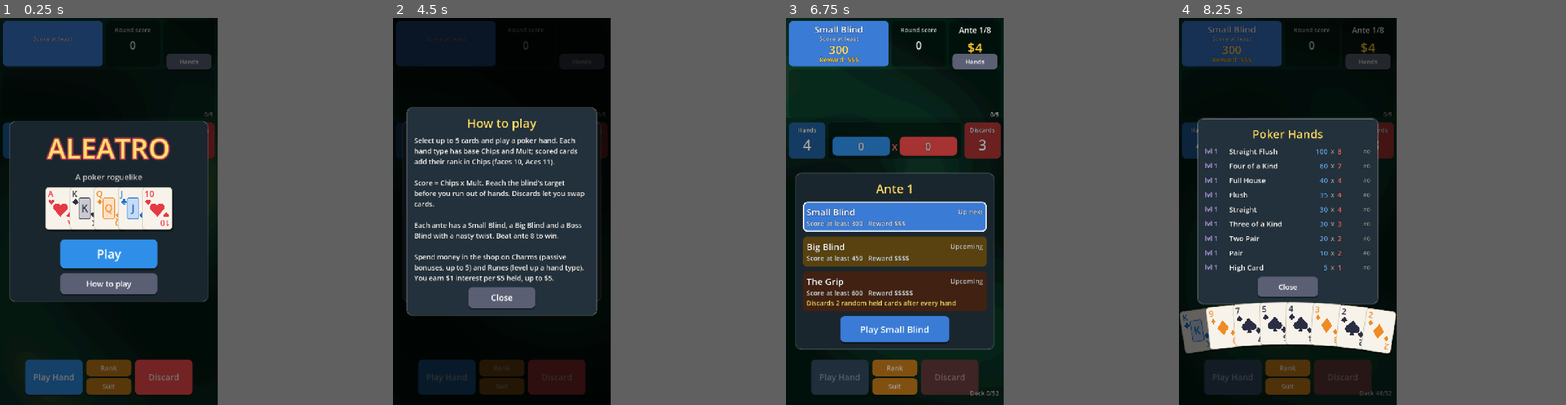
Above: before the commit, frames 1-4 (left to right).
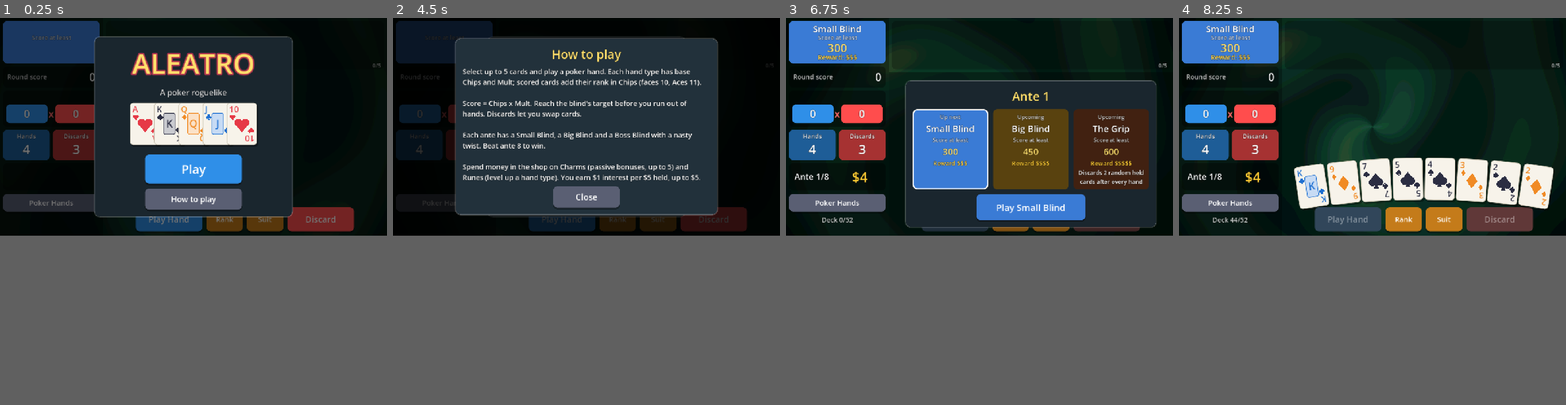
Above: after the commit, the same moments.

Repository: Yassineallach/schoolmaroc
Game: Godot game, scene res://scenes/main.tscn
The game is run twice, just before and just after one commit, with the same random seed, the same clock (stepped at 60 frames per second) and the same inputs.
Inputs (mouse positions are in pixels of both pictures, inside the frame that each line leads up to):
- Up to frame 1 (0.25 s): no input
- Up to frame 2 (4.5 s): click (582, 60) at 0.5 s, where only the run before the commit has a clickable "Hands"; click (420, 346) at 1.25 s, where only the run after the commit has a clickable "Poker Hands"; click "Rank" at 2 s; click "Suit" at 2.75 s; click "Discard" at 3.5 s; click "How to play" at 4.25 s
- Up to frame 3 (6.75 s): click "Play Hand" at 5 s; click "Play Hand" at 5.75 s; click "Play" at 6.5 s
- Up to frame 4 (8.25 s): click "Play Small Blind" at 7.25 s; click (1368, 60) at 8 s, where only the run before the commit has a clickable "Hands"
In our replay, the window is 450x800 before the commit and 800x450 after it. These sizes can differ from the game's own. Grey fills any space a smaller window leaves; there, only what the larger window draws over its background counts as a difference.

The runs differ from the first frame. In frame 1, 58% of the frame differs, in the area x 0-100%, y 0-100%; in frame 2, 47%; in frame 3, 56%; in frame 4, 45%.

Commit message:
Aleatro: switch to landscape layout
1280x720 base viewport with expand stretch so wide phones get extra
table width. Sidebar holds blind, score and counters; charms, play row
and hand sit on the table. Blind select shows the three blinds side by
side and the shop puts its buttons beside the offers. Bump to 1.1.0 (2).

Co-Authored-By: Claude Opus 5.5 <noreply@anthropic.com>
Claude-Session: https://claude.ai/code/session_01LZR5ftoCVRtdXjWmfvUKYt

Diff:
--- a/aleatro/project.godot
+++ b/aleatro/project.godot
@@ -6,7 +6,7 @@
 
 config/name="Aleatro"
 config/description="A poker roguelike: build hands, collect charms, beat the blinds."
-config/version="1.0.0"
+config/version="1.1.0"
 run/main_scene="res://scenes/main.tscn"
 config/features=PackedStringArray("4.7", "GL Compatibility")
 boot_splash/bg_color=Color(0.05, 0.12, 0.1, 1)
@@ -15,11 +15,11 @@
 
 [display]
 
-window/size/viewport_width=720
-window/size/viewport_height=1280
+window/size/viewport_width=1280
+window/size/viewport_height=720
 window/stretch/mode="canvas_items"
-window/stretch/aspect="keep_width"
-window/handheld/orientation=1
+window/stretch/aspect="expand"
+window/handheld/orientation=4
 
 [gui]
 
--- a/aleatro/scripts/main.gd
+++ b/aleatro/scripts/main.gd
@@ -2,7 +2,9 @@
 
 const MAX_SELECT := 5
 const STATS_PATH := "user://stats.cfg"
-const TOP_H := 330.0  # header + charm row; overlays start below it
+const SIDE_W := 340.0  # left sidebar width
+const CHARM_H := 160.0
+const TOP_H := 180.0  # charm row; table overlays start below it
 
 var gs: GameState
 var sfx: Sfx
@@ -24,11 +26,12 @@
 var lbl_charm_count: Label
 
 var charm_row: Control
+var charm_bg: Panel
 var hand_layer: Control
 var fx_layer: Control
 var overlay: Control
 var modal: Control
-var controls: Control
+var controls: HBoxContainer
 var btn_play: Button
 var btn_discard: Button
 
@@ -36,10 +39,11 @@
 var charm_views: Array = []
 var busy := true
 var _shop_open := false
+var _overlay_full := false
 var in_round := false
 var sort_mode := "rank"
-var vw := 720.0
-var vh := 1280.0
+var vw := 1280.0
+var vh := 720.0
 var stats := {"best_ante": 0, "best_hand": 0, "runs": 0, "wins": 0}
 
 
@@ -137,70 +141,62 @@
 	bg.mouse_filter = Control.MOUSE_FILTER_IGNORE
 	add_child(bg)
 
-	# Header: blind info, round score, ante/money
-	blind_box = _panel(Vector2(10, 10), Vector2(330, 150), Color("3a7bd5"))
-	lbl_blind = _place(_label("", 30), blind_box, Vector2(0, 6), Vector2(330, 40))
-	_place(_label("Score at least", 20, Color(1, 1, 1, 0.8)), blind_box, Vector2(0, 44), Vector2(330, 26))
-	lbl_target = _place(_label("", 38, Color("ffdf6b")), blind_box, Vector2(0, 68), Vector2(330, 46))
-	lbl_reward = _place(_label("", 22, Data.MONEY_COLOR), blind_box, Vector2(0, 112), Vector2(330, 30))
-
-	var score_box := _panel(Vector2(350, 10), Vector2(180, 150), Color(0, 0, 0, 0.35))
-	_place(_label("Round score", 20, Color(1, 1, 1, 0.8)), score_box, Vector2(0, 14), Vector2(180, 30))
-	lbl_round_score = _place(_label("0", 36), score_box, Vector2(0, 50), Vector2(180, 60))
-
-	var info_box := _panel(Vector2(540, 10), Vector2(170, 150), Color(0, 0, 0, 0.35))
-	lbl_ante = _place(_label("", 26), info_box, Vector2(0, 12), Vector2(170, 36))
-	lbl_money = _place(_label("", 44, Data.MONEY_COLOR), info_box, Vector2(0, 56), Vector2(170, 60))
-	var info_btn := _button("Hands", Color("5a5f73"), show_hand_info, Vector2(150, 36), 20)
-	_place(info_btn, info_box, Vector2(10, 108), Vector2(150, 36))
-
-	# Charm row
-	_panel(Vector2(10, 170), Vector2(700, 160), Color(0, 0, 0, 0.25))
+	# Left sidebar: blind, round score, current hand, counters, money
+	var side := _panel(Vector2(0, 0), Vector2(SIDE_W, 720), Color(0, 0, 0, 0.3))
+	side.add_theme_stylebox_override("panel", _box(Color(0, 0, 0, 0.3), 0))
+	blind_box = _panel(Vector2(10, 10), Vector2(320, 140), Color("3a7bd5"))
+	lbl_blind = _place(_label("", 30), blind_box, Vector2(0, 4), Vector2(320, 38))
+	_place(_label("Score at least", 20, Color(1, 1, 1, 0.8)), blind_box, Vector2(0, 40), Vector2(320, 24))
+	lbl_target = _place(_label("", 38, Color("ffdf6b")), blind_box, Vector2(0, 62), Vector2(320, 44))
+	lbl_reward = _place(_label("", 22, Data.MONEY_COLOR), blind_box, Vector2(0, 104), Vector2(320, 30))
+
+	var score_box := _panel(Vector2(10, 160), Vector2(320, 70), Color(0, 0, 0, 0.35))
+	_place(_label("Round score", 22, Color(1, 1, 1, 0.8), HORIZONTAL_ALIGNMENT_LEFT), score_box, Vector2(14, 0), Vector2(140, 70))
+	lbl_round_score = _place(_label("0", 36, Color.WHITE, HORIZONTAL_ALIGNMENT_RIGHT), score_box, Vector2(140, 0), Vector2(166, 70))
+
+	var sbox := _panel(Vector2(10, 240), Vector2(320, 120), Color(0, 0, 0, 0.35))
+	lbl_hand_name = _place(_label("", 26), sbox, Vector2(0, 4), Vector2(320, 38))
+	var cbox := _panel(Vector2(10, 46), Vector2(138, 62), Data.CHIP_COLOR, sbox)
+	lbl_chips = _place(_label("0", 34), cbox, Vector2(0, 0), Vector2(138, 62))
+	_place(_label("x", 34, Color("ff6b6b")), sbox, Vector2(148, 46), Vector2(24, 62))
+	var mbox := _panel(Vector2(172, 46), Vector2(138, 62), Data.MULT_COLOR, sbox)
+	lbl_mult = _place(_label("0", 34), mbox, Vector2(0, 0), Vector2(138, 62))
+
+	var hb := _panel(Vector2(10, 370), Vector2(155, 100), Data.CHIP_COLOR.darkened(0.35))
+	_place(_label("Hands", 20), hb, Vector2(0, 6), Vector2(155, 26))
+	lbl_hands = _place(_label("4", 44), hb, Vector2(0, 32), Vector2(155, 60))
+	var db := _panel(Vector2(175, 370), Vector2(155, 100), Data.MULT_COLOR.darkened(0.35))
+	_place(_label("Discards", 20), db, Vector2(0, 6), Vector2(155, 26))
+	lbl_discards = _place(_label("3", 44), db, Vector2(0, 32), Vector2(155, 60))
+
+	var info_box := _panel(Vector2(10, 480), Vector2(320, 90), Color(0, 0, 0, 0.35))
+	lbl_ante = _place(_label("", 28), info_box, Vector2(0, 0), Vector2(150, 90))
+	lbl_money = _place(_label("", 46, Data.MONEY_COLOR), info_box, Vector2(150, 0), Vector2(170, 90))
+	_place(_button("Poker Hands", Color("5a5f73"), show_hand_info, Vector2(320, 56), 24), self, Vector2(10, 582), Vector2(320, 56))
+	lbl_deck = _place(_label("", 22, Color(1, 1, 1, 0.75)), self, Vector2(10, 648), Vector2(320, 40))
+
+	# Charm row along the top of the table
+	charm_bg = _panel(Vector2(SIDE_W + 10, 10), Vector2(900, CHARM_H), Color(0, 0, 0, 0.25))
 	charm_row = Control.new()
-	charm_row.position = Vector2(10, 170)
-	charm_row.size = Vector2(700, 160)
+	charm_row.position = Vector2(SIDE_W + 10, 10)
 	add_child(charm_row)
-	lbl_charm_count = _place(_label("0/5", 18, Color(1, 1, 1, 0.7), HORIZONTAL_ALIGNMENT_RIGHT), self, Vector2(600, 306), Vector2(104, 24))
-
-	# Score row
-	var hb := _panel(Vector2(10, 345), Vector2(120, 120), Data.CHIP_COLOR.darkened(0.35))
-	_place(_label("Hands", 20), hb, Vector2(0, 10), Vector2(120, 30))
-	lbl_hands = _place(_label("4", 48), hb, Vector2(0, 40), Vector2(120, 70))
-	var db := _panel(Vector2(590, 345), Vector2(120, 120), Data.MULT_COLOR.darkened(0.35))
-	_place(_label("Discards", 20), db, Vector2(0, 10), Vector2(120, 30))
-	lbl_discards = _place(_label("3", 48), db, Vector2(0, 40), Vector2(120, 70))
-	var sbox := _panel(Vector2(140, 345), Vector2(440, 120), Color(0, 0, 0, 0.35))
-	lbl_hand_name = _place(_label("", 26), sbox, Vector2(0, 4), Vector2(440, 40))
-	var cbox := _panel(Vector2(14, 48), Vector2(190, 62), Data.CHIP_COLOR, sbox)
-	lbl_chips = _place(_label("0", 36), cbox, Vector2(0, 0), Vector2(190, 62))
-	_place(_label("x", 36, Color("ff6b6b")), sbox, Vector2(204, 48), Vector2(32, 62))
-	var mbox := _panel(Vector2(236, 48), Vector2(190, 62), Data.MULT_COLOR, sbox)
-	lbl_mult = _place(_label("0", 36), mbox, Vector2(0, 0), Vector2(190, 62))
+	lbl_charm_count = _place(_label("0/5", 18, Color(1, 1, 1, 0.7), HORIZONTAL_ALIGNMENT_RIGHT), charm_bg, Vector2(0, CHARM_H - 26), Vector2(0, 24))
 
 	hand_layer = Control.new()
 	hand_layer.set_anchors_preset(Control.PRESET_FULL_RECT)
 	hand_layer.mouse_filter = Control.MOUSE_FILTER_IGNORE
 	add_child(hand_layer)
 
-	controls = Control.new()
-	controls.mouse_filter = Control.MOUSE_FILTER_IGNORE
+	controls = HBoxContainer.new()
+	controls.add_theme_constant_override("separation", 14)
+	controls.alignment = BoxContainer.ALIGNMENT_CENTER
+	btn_play = _button("Play Hand", Data.CHIP_COLOR, play_selected, Vector2(220, 80))
+	btn_discard = _button("Discard", Data.MULT_COLOR, discard_selected, Vector2(220, 80))
+	controls.add_child(btn_play)
+	controls.add_child(_button("Rank", Color("c47b1a"), func(): set_sort("rank"), Vector2(120, 80), 24))
+	controls.add_child(_button("Suit", Color("c47b1a"), func(): set_sort("suit"), Vector2(120, 80), 24))
+	controls.add_child(btn_discard)
 	add_child(controls)
-	var row := HBoxContainer.new()
-	row.add_theme_constant_override("separation", 12)
-	row.alignment = BoxContainer.ALIGNMENT_CENTER
-	btn_play = _button("Play Hand", Data.CHIP_COLOR, play_selected, Vector2(190, 84))
-	btn_discard = _button("Discard", Data.MULT_COLOR, discard_selected, Vector2(190, 84))
-	row.add_child(btn_play)
-	var sorts := VBoxContainer.new()
-	sorts.add_theme_constant_override("separation", 6)
-	sorts.add_child(_button("Rank", Color("c47b1a"), func(): set_sort("rank"), Vector2(150, 39), 22))
-	sorts.add_child(_button("Suit", Color("c47b1a"), func(): set_sort("suit"), Vector2(150, 39), 22))
-	row.add_child(sorts)
-	row.add_child(btn_discard)
-	row.position = Vector2(0, 0)
-	row.size = Vector2(720, 84)
-	controls.add_child(row)
-	lbl_deck = _place(_label("", 20, Color(1, 1, 1, 0.75), HORIZONTAL_ALIGNMENT_RIGHT), controls, Vector2(450, 96), Vector2(254, 28))
 
 	fx_layer = Control.new()
 	fx_layer.set_anchors_preset(Control.PRESET_FULL_RECT)
@@ -220,20 +216,35 @@
 	vw = s.x
 	vh = s.y
 	bg_mat.set_shader_parameter("aspect", vw / vh)
-	controls.position = Vector2(0, vh - 150)
-	controls.size = Vector2(720, 150)
-	overlay.position = Vector2(0, TOP_H)
-	overlay.size = Vector2(vw, vh - TOP_H)
+	var mw := main_w()
+	charm_bg.size = Vector2(mw - 20, CHARM_H)
+	charm_row.size = charm_bg.size
+	lbl_charm_count.position = Vector2(mw - 140, CHARM_H - 26)
+	lbl_charm_count.size = Vector2(110, 24)
+	controls.position = Vector2(SIDE_W, vh - 94)
+	controls.size = Vector2(mw, 80)
+	_fit_overlay()
 	modal.size = s
+	if gs:
+		rebuild_charms()
 	layout_hand(false)
 
 
+## Width of the table area right of the sidebar.
+func main_w() -> float:
+	return vw - SIDE_W
+
+
+func main_cx() -> float:
+	return SIDE_W + main_w() / 2.0
+
+
 func hand_y() -> float:
-	return vh - 340.0
+	return vh - 104.0 - CardView.H - 14.0
 
 
 func play_y() -> float:
-	return (465.0 + hand_y()) / 2.0 - CardView.H / 2.0 - 10.0
+	return (TOP_H + hand_y()) / 2.0 - CardView.H / 2.0 - 16.0
 
 
 # ---------------------------------------------------------------- HUD
@@ -283,7 +294,7 @@
 	charm_views = []
 	var n := gs.charms.size() if gs else 0
 	var step := 136.0
-	var x0 := (700.0 - (CharmView.W + step * maxi(n - 1, 0))) / 2.0
+	var x0 := (charm_row.size.x - (CharmView.W + step * maxi(n - 1, 0))) / 2.0
 	for i in n:
 		var v := CharmView.new(gs.charms[i].id)
 		v.position = Vector2(x0 + i * step, 4)
@@ -327,13 +338,18 @@
 	overlay.mouse_filter = Control.MOUSE_FILTER_IGNORE
 
 
+func _fit_overlay() -> void:
+	overlay.position = Vector2.ZERO if _overlay_full else Vector2(SIDE_W, TOP_H)
+	overlay.size = Vector2(vw, vh) if _overlay_full else Vector2(main_w(), vh - TOP_H)
+
+
 ## Builds a centered panel in the overlay area and returns its VBox.
 func open_overlay(full_screen := false) -> VBoxContainer:
 	clear_overlay()
 	_shop_open = false
 	overlay.mouse_filter = Control.MOUSE_FILTER_STOP
-	overlay.position = Vector2(0, 0 if full_screen else TOP_H)
-	overlay.size = Vector2(vw, vh - overlay.position.y)
+	_overlay_full = full_screen
+	_fit_overlay()
 	var dim := ColorRect.new()
 	dim.color = Color(0, 0, 0, 0.55 if full_screen else 0.35)
 	dim.set_anchors_preset(Control.PRESET_FULL_RECT)
@@ -405,7 +421,7 @@
 	vb.add_child(_label("How to play", 40, Color("ffdf6b")))
 	var t := Label.new()
 	t.autowrap_mode = TextServer.AUTOWRAP_WORD_SMART
-	t.custom_minimum_size = Vector2(580, 0)
+	t.custom_minimum_size = Vector2(820, 0)
 	t.add_theme_font_size_override("font_size", 23)
 	t.text = "Select up to 5 cards and play a poker hand. Each hand type has base Chips and Mult; scored cards add their r …(404 unchanged characters)…
 	vb.add_child(t)
@@ -435,8 +451,12 @@
 	update_hud()
 	var vb := open_overlay()
 	vb.add_child(_label("Ante %d" % gs.ante, 40, Color("ffdf6b")))
+	var cols := HBoxContainer.new()
+	cols.alignment = BoxContainer.ALIGNMENT_CENTER
+	cols.add_theme_constant_override("separation", 16)
 	for i in 3:
 		var p := PanelContainer.new()
+		p.custom_minimum_size = Vector2(250, 190)
 		var current := i == gs.blind_idx
 		var col := gs.blind_color(i)
 		var sb := _box(col if current else col.darkened(0.6), 14)
@@ -445,26 +465,27 @@
 			sb.border_color = Color.WHITE
 		p.add_theme_stylebox_override("panel", sb)
 		var inner := VBoxContainer.new()
-		inner.add_theme_constant_override("separation", 2)
+		inner.add_theme_constant_override("separation", 4)
 		var state := "Upcoming"
 		if i < gs.blind_idx:
 			state = "Defeated"
 		elif current:
 			state = "Up next"
-		var head := HBoxContainer.new()
-		var nm := _label(gs.blind_name(i), 30, Color.WHITE, HORIZONTAL_ALIGNMENT_LEFT)
-		nm.size_flags_horizontal = Control.SIZE_EXPAND_FILL
-		head.add_child(nm)
-		head.add_child(_label(state, 22, Color(1, 1, 1, 0.8)))
-		inner.add_child(head)
-		var info := "Score at least %s   Reward %s" % [Data.fmt(gs.blind_target(i)), "$".repeat(gs.blind_reward(i))]
-		inner.add_child(_label(info, 22, Color(1, 1, 1, 0.9), HORIZONTAL_ALIGNMENT_LEFT))
+		inner.add_child(_label(state, 18, Color(1, 1, 1, 0.75)))
+		inner.add_child(_label(gs.blind_name(i), 30))
+		inner.add_child(_label("Score at least", 18, Color(1, 1, 1, 0.8)))
+		inner.add_child(_label(Data.fmt(gs.blind_target(i)), 30, Color("ffdf6b")))
+		inner.add_child(_label("Reward " + "$".repeat(gs.blind_reward(i)), 20, Data.MONEY_COLOR))
 		if i == 2:
-			inner.add_child(_label(gs.boss_hex.desc, 22, Color("ffdf6b"), HORIZONTAL_ALIGNMENT_LEFT))
+			var desc := _label(gs.boss_hex.desc, 19, Color.WHITE)
+			desc.autowrap_mode = TextServer.AUTOWRAP_WORD_SMART
+			desc.custom_minimum_size = Vector2(220, 0)
+			inner.add_child(desc)
 		p.add_child(inner)
 		if i < gs.blind_idx:
 			p.modulate.a = 0.5
-		vb.add_child(p)
+		cols.add_child(p)
+	vb.add_child(cols)
 	vb.add_child(_center(_button("Play " + gs.blind_name(), gs.blind_color(), start_blind, Vector2(360, 86), 30)))
 
 
@@ -480,9 +501,9 @@
 	lbl_chips.text = "0"
 	lbl_mult.text = "0"
 	update_hud()
-	popup_text(Vector2(vw / 2, play_y() + 60), gs.blind_name(), Color.WHITE, 44)
+	popup_text(Vector2(main_cx(), play_y() + 60), gs.blind_name(), Color.WHITE, 44)
 	if gs.blind_idx == 2:
-		popup_text(Vector2(vw / 2, play_y() + 110), gs.boss_hex.desc, Color("ffdf6b"), 26)
+		popup_text(Vector2(main_cx(), play_y() + 110), gs.boss_hex.desc, Color("ffdf6b"), 26)
 	await deal()
 	busy = false
 	update_hud()
@@ -538,10 +559,10 @@
 	var n := hand_views.size()
 	if n == 0:
 		return
-	var avail := 700.0
+	var avail := main_w() - 40.0
 	var step := minf(CardView.W + 6, (avail - CardView.W) / maxf(n - 1, 1))
 	var total := CardView.W + step * (n - 1)
-	var x0 := (vw - total) / 2.0
+	var x0 := main_cx() - total / 2.0
 	for i in n:
 		var v: CardView = hand_views[i]
 		var off := i - (n - 1) / 2.0
@@ -590,7 +611,7 @@
 		hand_views.erase(v)
 	var n := sel.size()
 	var gap := 108.0
-	var x0 := (vw - (CardView.W + gap * (n - 1))) / 2.0
+	var x0 := main_cx() - (CardView.W + gap * (n - 1)) / 2.0
 	for i in n:
 		var v: CardView = sel[i]
 		v.selected = false
@@ -715,7 +736,7 @@
 			var t3 := create_tween()
 			t3.tween_property(v, "position", Vector2(vw + 40, v.position.y), 0.25)
 			t3.tween_callback(v.queue_free)
-		popup_text(Vector2(vw / 2, play_y() + 60), "The Grip!", gs.boss_hex.color.lightened(0.3), 36)
+		popup_text(Vector2(main_cx(), play_y() + 60), "The Grip!", gs.boss_hex.color.lightened(0.3), 36)
 		gs.hand = hand_views.map(func(v): return v.card)
 		await wait(0.3)
 	lbl_hand_name.text = ""
@@ -842,11 +863,15 @@
 	update_hud()
 	var vb := open_overlay()
 	_shop_open = true
-	vb.add_child(_label("Shop", 44, Color("ffdf6b")))
+	vb.add_child(_label("Shop", 40, Color("ffdf6b")))
 	vb.add_child(_label("Tap a charm above to sell it", 18, Color(1, 1, 1, 0.6)))
+	var body := HBoxContainer.new()
+	body.alignment = BoxContainer.ALIGNMENT_CENTER
+	body.add_theme_constant_override("separation", 24)
+	vb.add_child(body)
 	var grid := HBoxContainer.new()
 	grid.alignment = BoxContainer.ALIGNMENT_CENTER
-	grid.add_theme_constant_override("separation", 22)
+	grid.add_theme_constant_override("separation", 16)
 	for i in gs.shop_charms.size():
 		var d: Dictionary = gs.shop_charms[i]
 		grid.add_child(_shop_item(CharmView.new(d.id), d.cost, d.desc, Data.RARITY_NAMES[d.rarity], func(): buy_charm(i)))
@@ -855,17 +880,16 @@
 		var b: Array = Data.HAND_BASE[h]
 		grid.add_child(_shop_item(CharmView.new("", h), Data.RUNE_COST, "Level up %s\n+%d Chips +%d Mult" % [h, b[2], b[3]], "Rune", func(): buy_rune(i)))
 	if grid.get_child_count() == 0:
-		vb.add_child(_label("Sold out!", 28))
-	else:
-		vb.add_child(grid)
-	var row := HBoxContainer.new()
-	row.alignment = BoxContainer.ALIGNMENT_CENTER
-	row.add_theme_constant_override("separation", 20)
-	var reroll := _button("Reroll $%d" % gs.reroll_cost, Color("3f9a5a"), reroll_shop, Vector2(250, 84), 28)
+		grid.add_child(_label("Sold out!", 28))
+	body.add_child(grid)
+	var side := VBoxContainer.new()
+	side.alignment = BoxContainer.ALIGNMENT_CENTER
+	side.add_theme_constant_override("separation", 20)
+	side.add_child(_button("Next Round", Data.MULT_COLOR, show_blind_select, Vector2(210, 110), 28))
+	var reroll := _button("Reroll $%d" % gs.reroll_cost, Color("3f9a5a"), reroll_shop, Vector2(210, 90), 28)
 	reroll.disabled = gs.money < gs.reroll_cost
-	row.add_child(reroll)
-	row.add_child(_button("Next Round", Data.MULT_COLOR, show_blind_select, Vector2(250, 84), 28))
-	vb.add_child(row)
+	side.add_child(reroll)
+	body.add_child(side)
 
 
 func _shop_item(view: CharmView, cost: int, desc: String, tag: String, cb: Callable) -> Control:
@@ -893,7 +917,7 @@
 	if gs.money < d.cost:
 		return
 	if gs.charms.size() >= gs.charm_slots:
-		popup_text(Vector2(vw / 2, TOP_H + 40), "No room for more charms", Color.WHITE, 28)
+		popup_text(Vector2(main_cx(), TOP_H + 40), "No room for more charms", Color.WHITE, 28)
 		return
 	gs.money -= d.cost
 	gs.charms.append({"id": d.id, "data": {}})
@@ -912,7 +936,7 @@
 	gs.shop_runes.remove_at(i)
 	sfx.play("xmult")
 	show_shop()
-	popup_text(Vector2(vw / 2, TOP_H + 40), "%s  lvl %d" % [h, gs.hand_levels[h]], Color("c9b3ff"), 32)
+	popup_text(Vector2(main_cx(), TOP_H + 40), "%s  lvl %d" % [h, gs.hand_levels[h]], Color("c9b3ff"), 32)
 
 
 func reroll_shop() -> void:
Not shown, changed: aleatro/export_presets.cfg
Not shown, changed: aleatro/README.md
